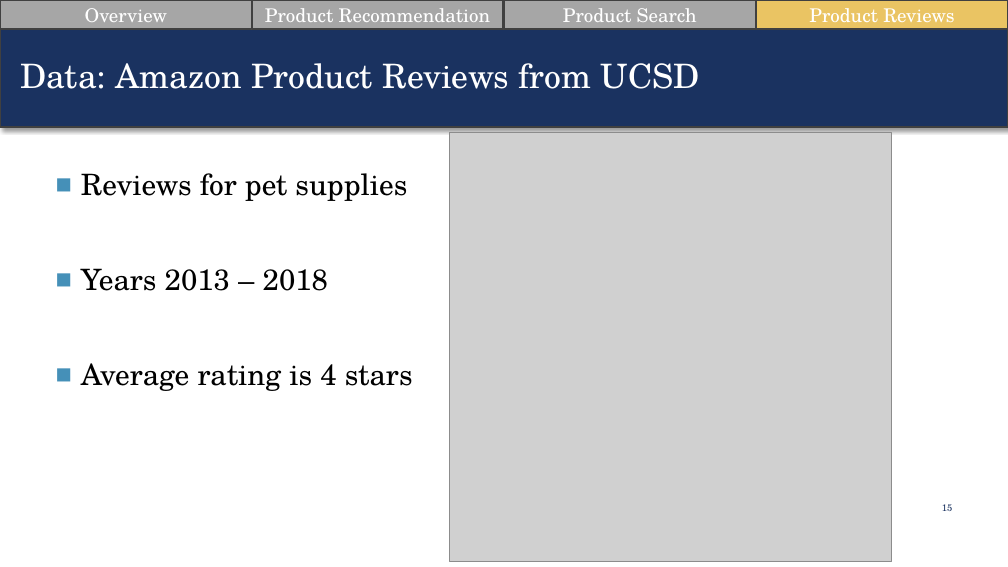
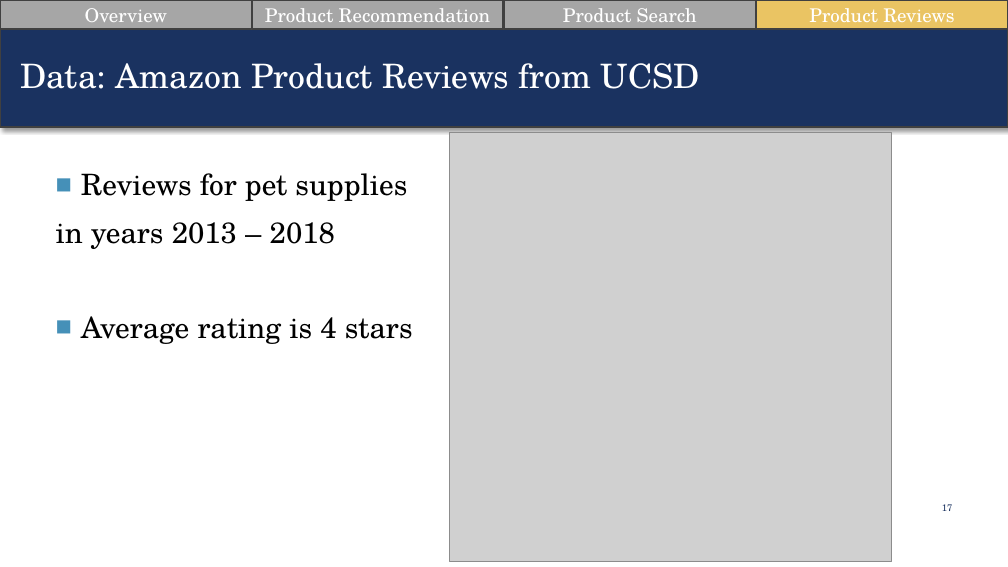
Before and after one commit to suesuyeonlim/final_project, a slide deck: slide 17 of Presentation.pptx (slide 15 before the commit). Drawn at 1008x567 pixels with LibreOffice and Linux fonts; fonts in the diff are those of the drawing; grey boxes stand for pictures. Boxes give left, top, right and bottom in pixels: in the first picture for what was removed or moved away, otherwise in the second. Text is boxed around its words. In the diff, an @@ line names an element or a change of style, - is before the commit and + after.

```diff
--- a/Presentation.pptx
+++ b/Presentation.pptx
@@ text at bbox=[56, 222, 335, 249]: text changed @@
-■ Years 2013 – 2018
+in years 2013 – 2018
@@ page number at bbox=[942, 504, 953, 511]: text changed @@
-15
+17
```
Also in this commit, not shown: 9 other slides changed, 3 slides added.
